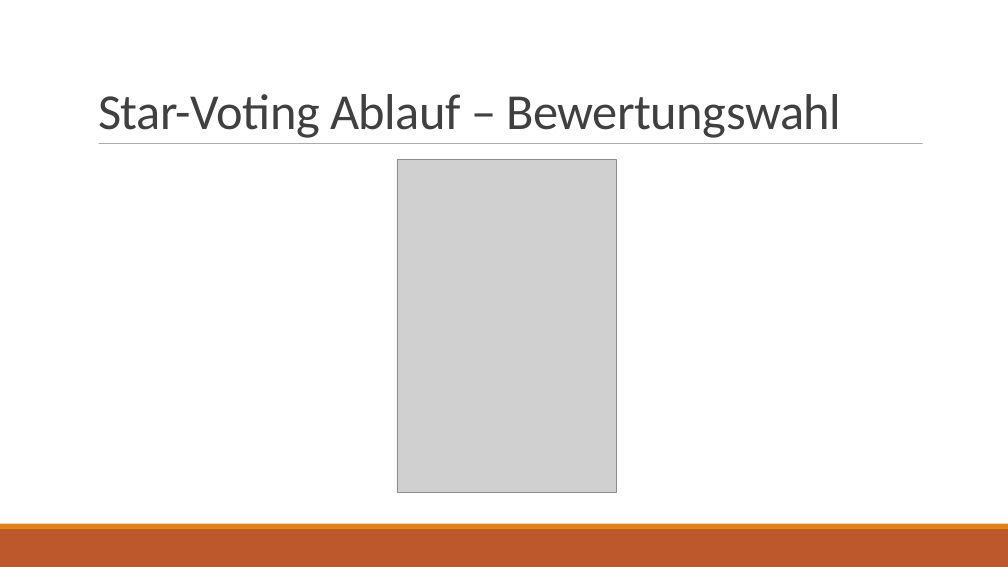
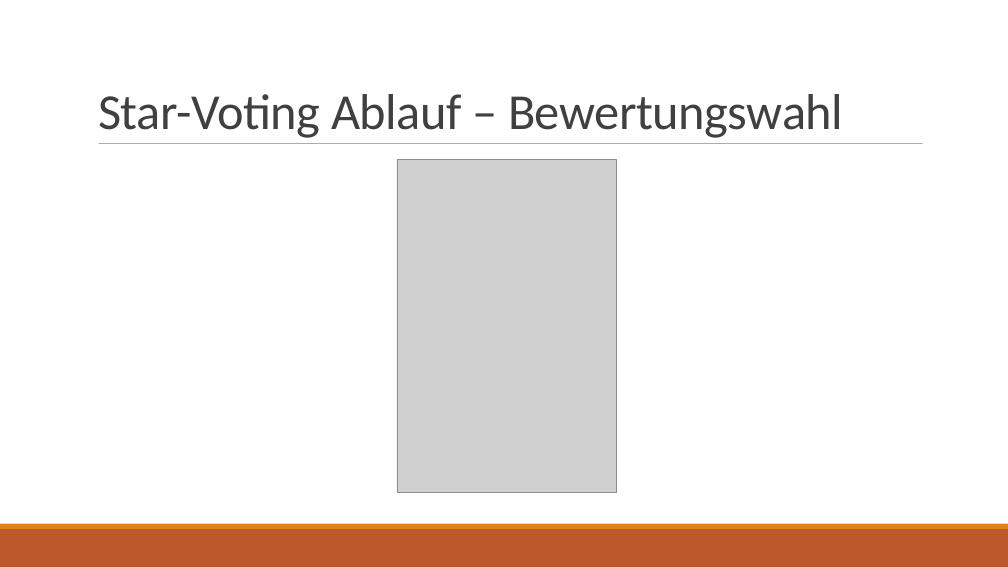
Before and after one commit to Frede9/Star-Voting, a slide deck: slide 7 of Star-Voting.pptx (slide 5 before the commit). Drawn at 1008x567 pixels with LibreOffice and Linux fonts; fonts in the diff are those of the drawing; grey boxes stand for pictures. Boxes give left, top, right and bottom in pixels: in the first picture for what was removed or moved away, otherwise in the second. Text is boxed around its words. In the diff, an @@ line names an element or a change of style, - is before the commit and + after.

```diff
--- a/Star-Voting.pptx
+++ b/Star-Voting.pptx
@@ text "Star-Voting Ablauf – Bewertungswahl" at (x1=98, y1=94, x2=843, y2=138): letter spacing -0.5 to -0.4 pt @@
```
Also in this commit, not shown: 8 other slides changed, 2 slides added.
